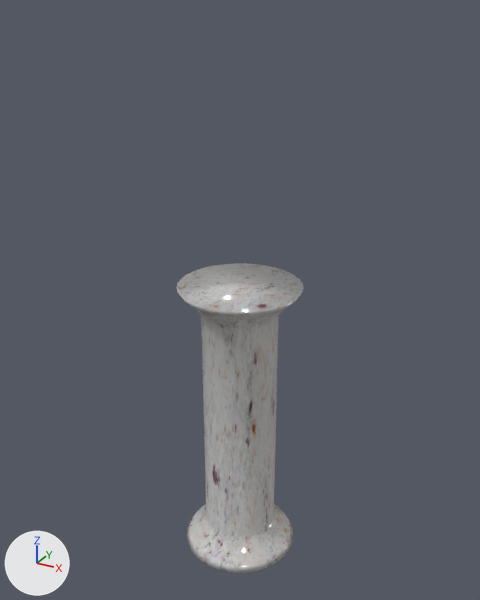
Renders of the FBX model Assets/Models/Pillar.fbx from each side of a commit.
Both versions are drawn from a camera (50 mm lens) standing at (7.5, -13.64, 14.42) and looking at (-0.11, 0.19, 7.51). Arrows for +X, +Y and +Z are at lower left; the lights stay in place.
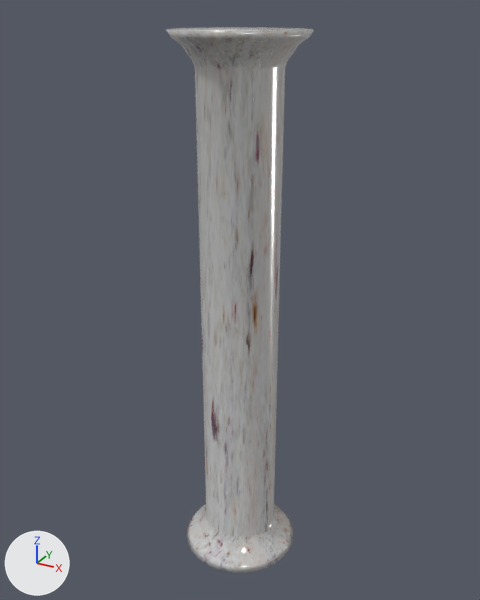
Patch to the scene script:
```diff
--- a/Assets/Models/Pillar.fbx.py
+++ b/Assets/Models/Pillar.fbx.py
@@ me_cylinder @@
 me_cylinder.from_pydata(...)  # 384 vertices, 354 faces; spans x -1.6..1.6, y -1.6..1.6, z -2.0..6.0
 # used by ob_cylinder; location = (0.0, 0.0, 2.0)
+# me_cylinder part 1: all 192 vertices in x -1.6..1.6, y -1.6..1.6, z 5.23..6.0 are moved by (0.0, 0.0, 6.0)
 me_cylinder.materials.append(mat_marble_003)
```

Pixel boxes [x1, y1, x2, y2] of what changed, in the pictures (480 x 600 px; the box of a moved part takes in the faces that stretch with it):
'Cylinder', reshaped (16% wider, 76% taller): before [176, 263, 304, 573]; after [166, 27, 314, 573]
part 1 of me_cylinder, moved or reshaped: before [176, 263, 304, 528]; after [166, 27, 314, 528]
